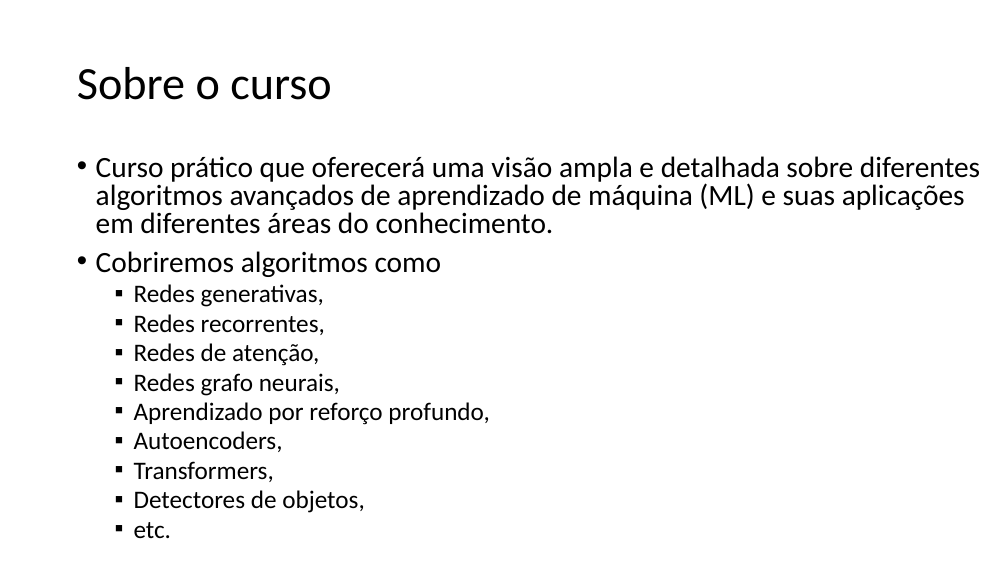
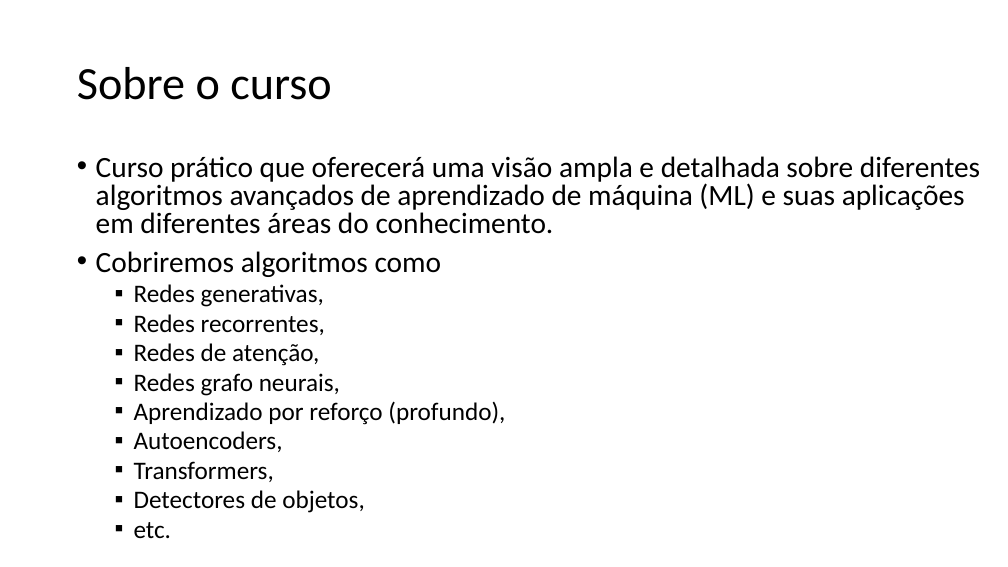
Before and after one commit to zz4fap/tp558-adv-ml, a slide deck: slide 2 of slides/TP558_1_Introdução_ao_curso.pptx. Drawn at 1008x567 pixels with LibreOffice and Linux fonts; fonts in the diff are those of the drawing. Boxes give left, top, right and bottom in pixels: in the first picture for what was removed or moved away, otherwise in the second. Text is boxed around its words. In the diff, an @@ line names an element or a change of style, - is before the commit and + after.

```diff
--- a/slides/TP558_1_Introdução_ao_curso.pptx
+++ b/slides/TP558_1_Introdução_ao_curso.pptx
@@ text at box(134, 401, 505, 425): text changed @@
-  ▪ Aprendizado por reforço profundo,
+  ▪ Aprendizado por reforço (profundo),
```
Also in this commit, not shown: 2 other slides changed, 3 other files.
